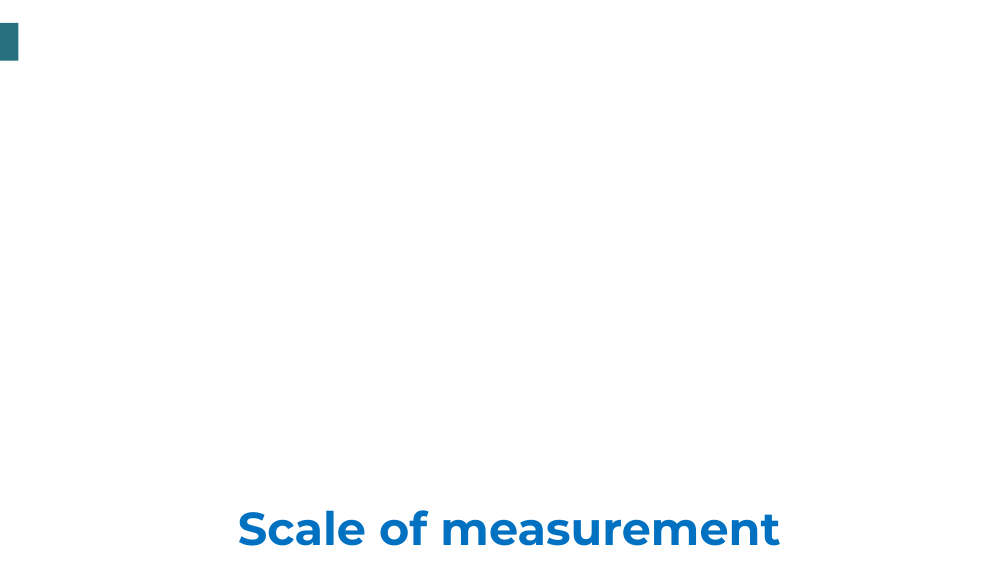
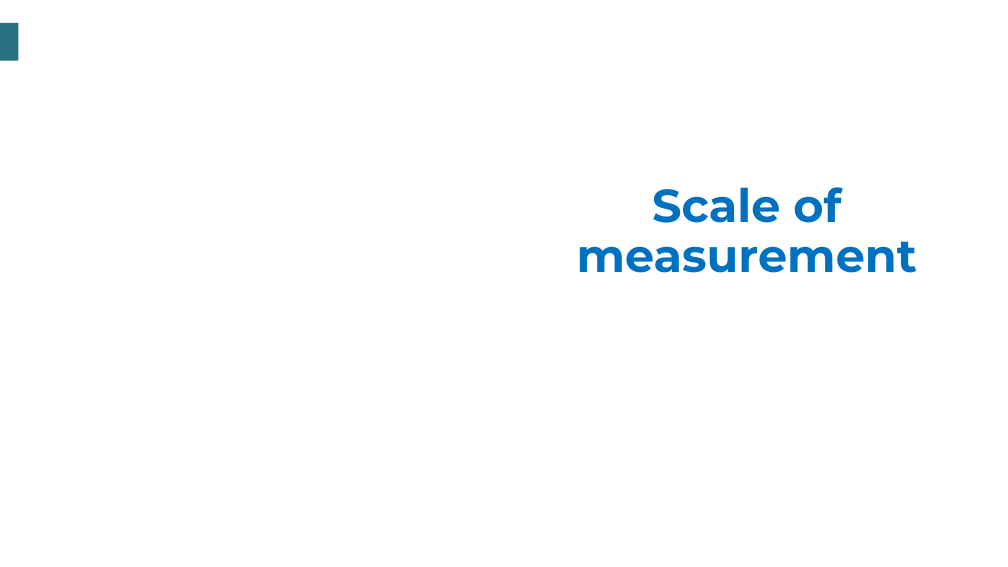
Before and after one commit to tauniversity/TAU-Data-Science-Training, a slide deck: slide 1 of Data Science resources/Introduction to Machine Learning/Slides/Slide Unit 1/3. Scale of measurement.pptx (slide 2 before the commit). Drawn at 1008x567 pixels with LibreOffice and Linux fonts; fonts in the diff are those of the drawing; background and template pictures are left out. Boxes give left, top, right and bottom in pixels: in the first picture for what was removed or moved away, otherwise in the second. Text is boxed around its words. In the diff, an @@ line names an element or a change of style, - is before the commit and + after.

Commit message:
Slide Unit 1: Scale of measurement (completed)

```diff
--- a/Data Science resources/Introduction to Machine Learning/Slides/Slide Unit 1/3. Scale of measurement.pptx
+++ b/Data Science resources/Introduction to Machine Learning/Slides/Slide Unit 1/3. Scale of measurement.pptx
@@ title "Scale of measurement" rewrapped from [238, 510, 780, 546] to [577, 187, 917, 273] @@
```
Also in this commit, not shown: 1 slide removed.
